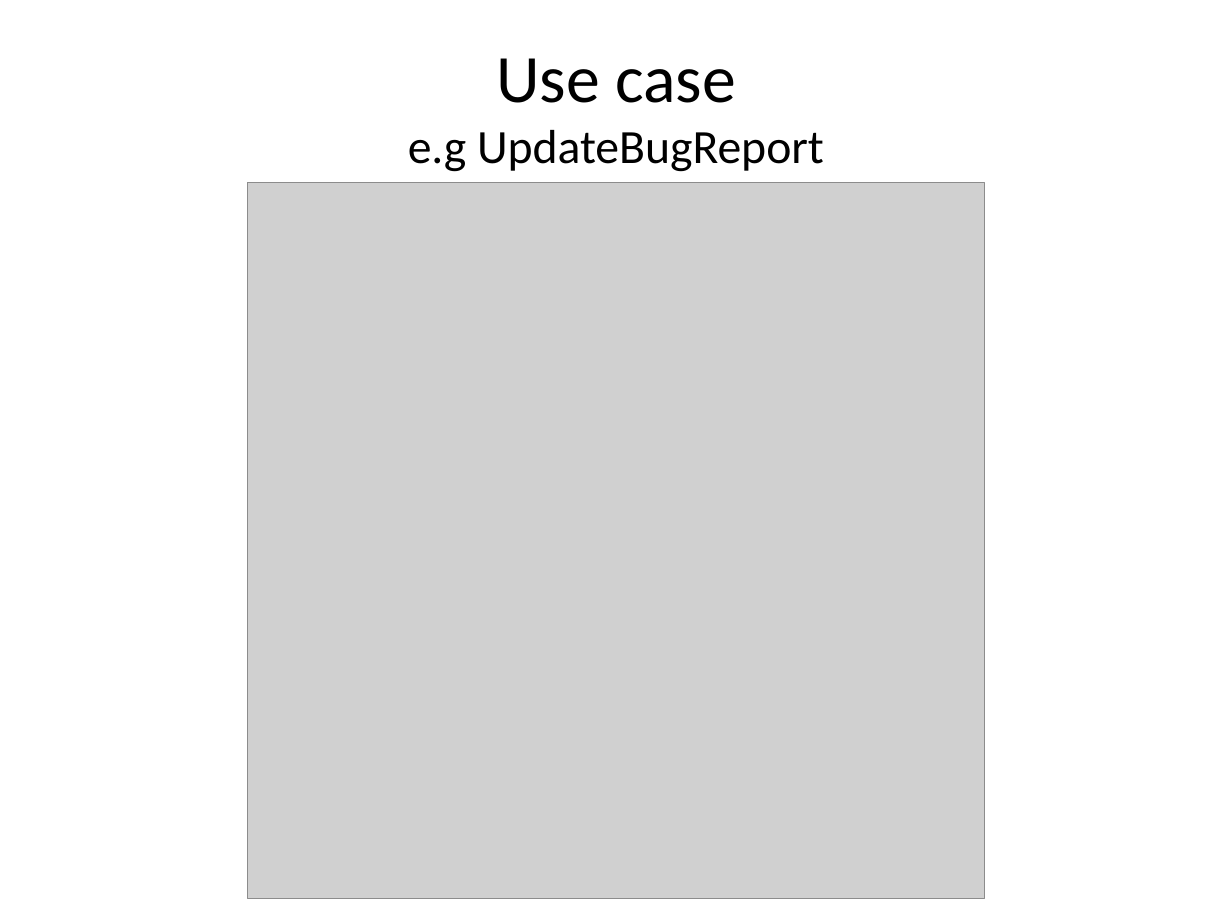
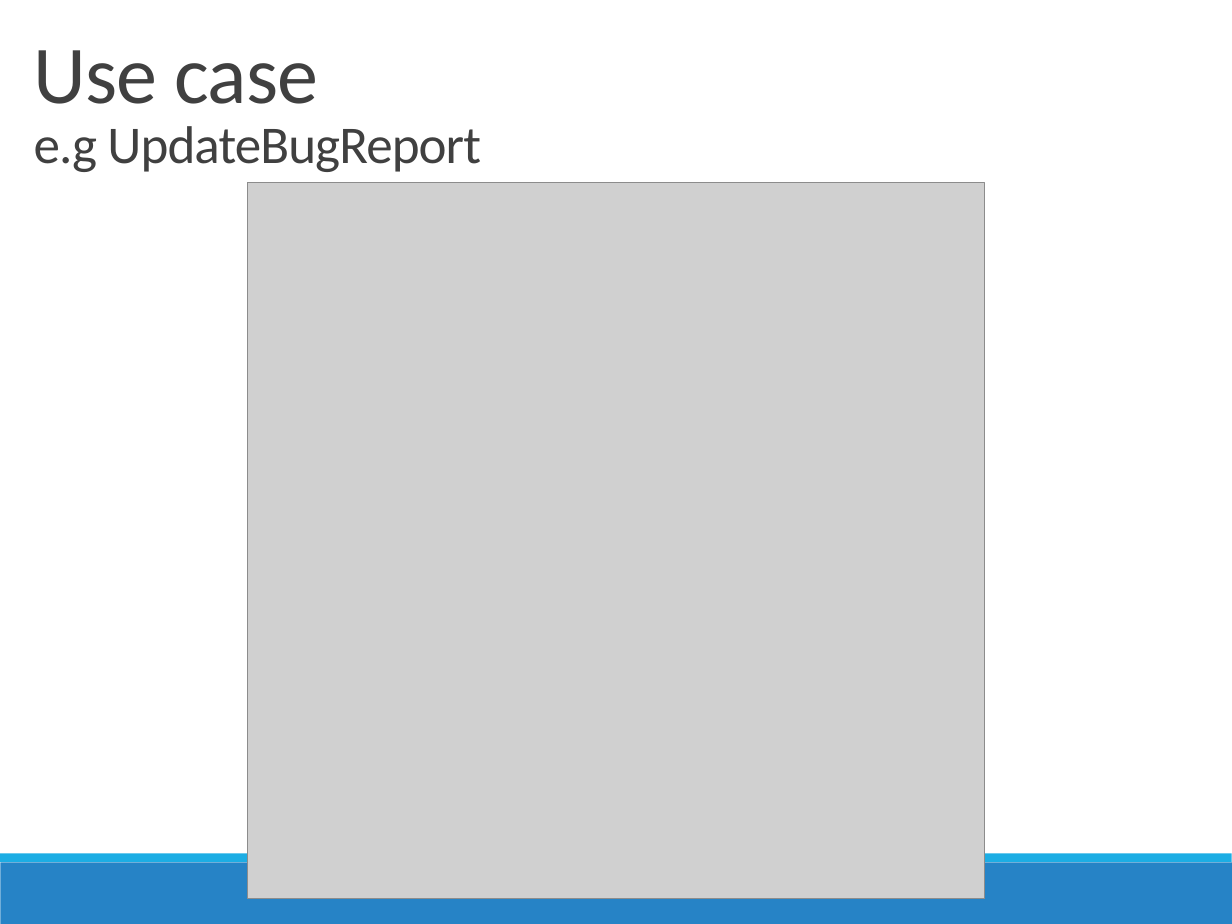
Before and after one commit to BenGoethuys/SwOp-Group03, a slide deck: slide 9 of Iteratie 1/PresentatieIteratie1Group03.pptx. Drawn at 1232x924 pixels with LibreOffice and Linux fonts; fonts in the diff are those of the drawing; grey boxes stand for pictures. Boxes give left, top, right and bottom in pixels: in the first picture for what was removed or moved away, otherwise in the second. Text is boxed around its words. In the diff, an @@ line names an element or a change of style, - is before the commit and + after.

```diff
--- a/Iteratie 1/PresentatieIteratie1Group03.pptx
+++ b/Iteratie 1/PresentatieIteratie1Group03.pptx
@@ title "Use case e.g UpdateBugReport": place and size @@
-title "Use case e.g UpdateBugReport" at (408, 58, 824, 172)
+title "Use case e.g UpdateBugReport" at (34, 50, 481, 172)
@@ title "Use case e.g UpdateBugReport" at (34, 50, 481, 172): size 39.6 to 48 pt in "Use case"; size 27.9 to 31 pt in "e.g UpdateBugReport"; text colour #000000 to #404040, letter spacing 0 to -0.5 pt; alignment centre to left; line spacing 1 to 0.85; vertical alignment middle to bottom @@
@@ rectangle added at (0, 862, 1232, 924), fill #2683C6 @@
@@ rectangle added at (0, 854, 1232, 862), fill #1CADE4 @@
```
Also in this commit, not shown: 13 other slides changed.
